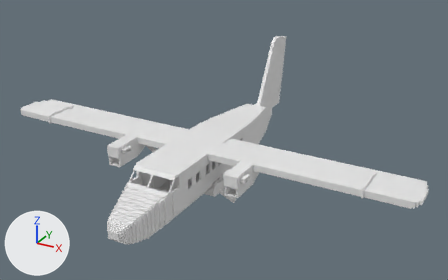
What one commit did to the OBJ model main/resources/assets/mfs/models/planes/Otter.obj.
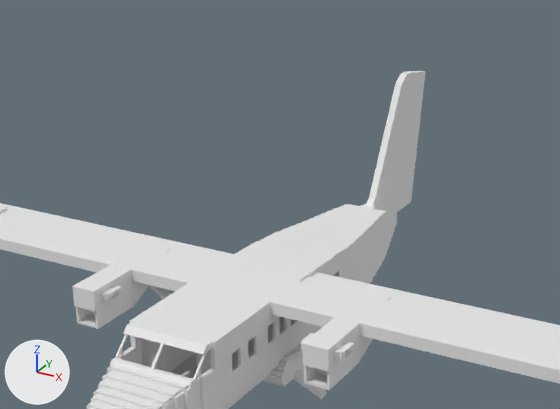
There are two pictures of each version: one whole from a 50 mm lens placed at (13.54, -15.76, 14.33), pointed at (0.48, 7.97, 2.47), one close up on the part from 16% to 79% of the width and 0% to 74% of the height. Arrows for +X, +Y and +Z are at lower left; the lights stay in place. Where no turn or scale is listed for an object, it has been applied to the vertices. Vertices at the same position are counted once.

The first close-up shows 'Mesh.011_Mesh6_Aileron_1_Model', 'Mesh.013_Mesh9_Flap_1_Model', 'Mesh.015_Mesh19_Model', 'Mesh.016_Mesh13_Flaps_2_Model', 'Mesh.018_Mesh10_Aileron_2_Model', 'Mesh.019_Mesh1_Group1_Rudder_Model'.
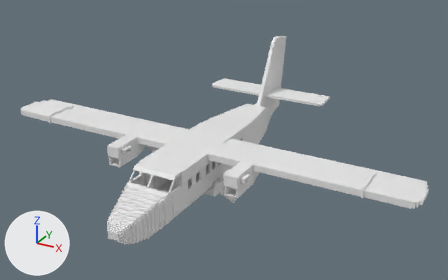
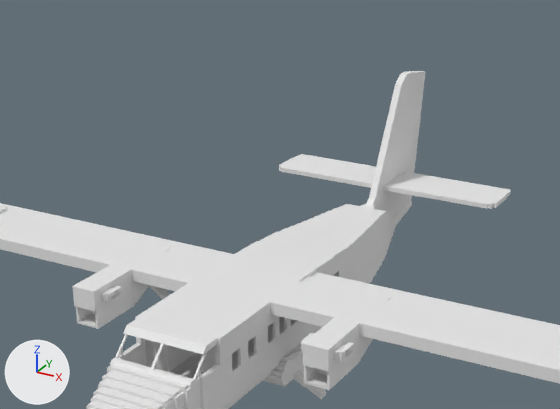
Commit message: Updated Otter model.

Patch to the scene script:
```diff
--- a/main/resources/assets/mfs/models/planes/Otter.obj.py
+++ b/main/resources/assets/mfs/models/planes/Otter.obj.py
@@ me_mesh_015_mesh19_model @@
 # used by ob_mesh_015_mesh19_model
-me_mesh_015_mesh19_model.from_pydata(...)  # 2103 vertices, 4925 faces; spans x -10.2..10.2, y 0.1..15.9, z 0.3..5.9
+me_mesh_015_mesh19_model.from_pydata(...)  # 2241 vertices, 5321 faces; spans x -10.2..10.2, y 0.1..15.9, z 0.3..5.9
+# me_mesh_015_mesh19_model part 1: 51 vertices moved within x -3.3..2.7, y 1.3..13.4, z 0.9..2.9; 138 vertices removed from x -1.1..1.1, y 1.4..13.6, z 0.8..2.9; 270 vertices added at x -9.9..4.6, y 1.9..14.5, z 0.9..3.0
 me_mesh_015_mesh19_model.materials.append(mat_frontcolor)
@@ me_mesh_008_mesh2_group1_model @@
+me_mesh_008_mesh2_group1_model.from_pydata(...)  # 34 vertices, 60 faces; spans x -3.327..-3.138, y 13.343..14.754, z 2.906..3.033
+me_mesh_008_mesh2_group1_model.materials.append(mat_frontcolor)  # white #e7e7e7
@@ me_mesh_005_mesh1_group2_group1_model @@
+me_mesh_005_mesh1_group2_group1_model.from_pydata(...)  # 12 vertices, 20 faces; spans x -3.14..-0.14, y 14.24..14.75, z 2.92..3.02
+me_mesh_005_mesh1_group2_group1_model.materials.append(mat_frontcolor)  # white #e7e7e7
@@ me_mesh_004_mesh9_group9_group8_group7_group6_group5_elevator_1_model @@
+me_mesh_004_mesh9_group9_group8_group7_group6_group5_elevator_1_model.from_pydata(...)  # 38 vertices, 76 faces; spans x 0.14..3.33, y 13.34..14.75, z 2.91..3.03
+me_mesh_004_mesh9_group9_group8_group7_group6_group5_elevator_1_model.materials.append(mat_frontcolor)  # white #e7e7e7
@@ ob_mesh_008_mesh2_group1_model @@
+ob_mesh_008_mesh2_group1_model = bpy.data.objects.new('Mesh.008_Mesh2_Group1_Model', me_mesh_008_mesh2_group1_model)
+ob_mesh_008_mesh2_group1_model.location = (0.0, 0.0, 0.0)
@@ ob_mesh_005_mesh1_group2_group1_model @@
+ob_mesh_005_mesh1_group2_group1_model = bpy.data.objects.new('Mesh.005_Mesh1_Group2_Group1_Model', me_mesh_005_mesh1_group2_group1_model)
+ob_mesh_005_mesh1_group2_group1_model.location = (0.0, 0.0, 0.0)
@@ ob_mesh_004_mesh9_group9_group8_group7_group6_group5_elevator_1_model @@
+ob_mesh_004_mesh9_group9_group8_group7_group6_group5_elevator_1_model = bpy.data.objects.new('Mesh.004_Mesh9_Group9_Group8_Group7_Group6_Group5_Elevator_1_Model', me_mesh_004_mesh9_group9_group8_group7_group6_group5_elevator_1_model)
+ob_mesh_004_mesh9_group9_group8_group7_group6_group5_elevator_1_model.location = (0.0, 0.0, 0.0)
```

Location of each change, (x1, y1, x2, y2) in pixels of the close-ups (560 x 409 px; the box of a moved part takes in the faces that stretch with it):
'Mesh.004_Mesh9_Group9_Group8_Group7_Group6_Group5_Elevator_1_Model', added
    after: (400, 172, 511, 209)
'Mesh.005_Mesh1_Group2_Group1_Model', added
    after: (299, 155, 376, 172)
'Mesh.008_Mesh2_Group1_Model', added
    after: (279, 154, 305, 171)
part 1 of me_mesh_015_mesh19_model, moved or reshaped
    before: (107, 227, 393, 409)
    after: (107, 77, 499, 409)
